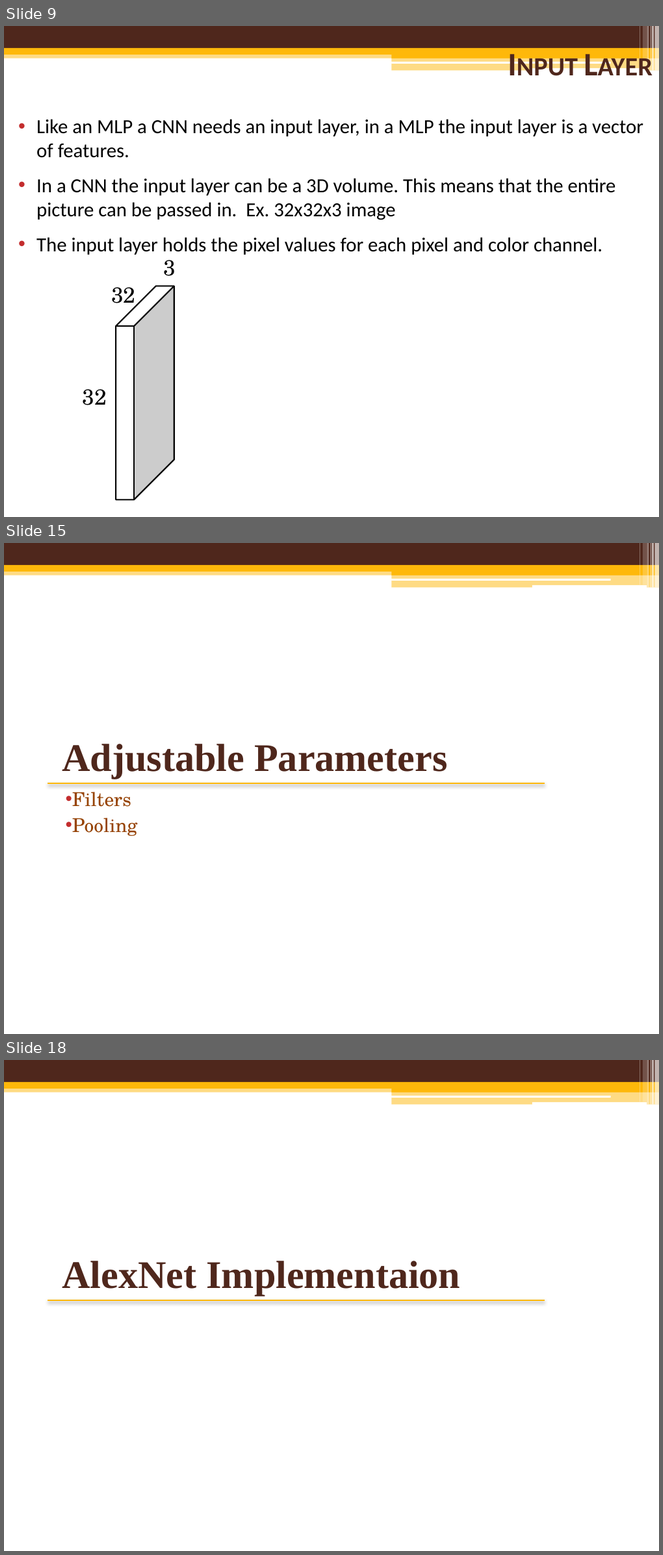
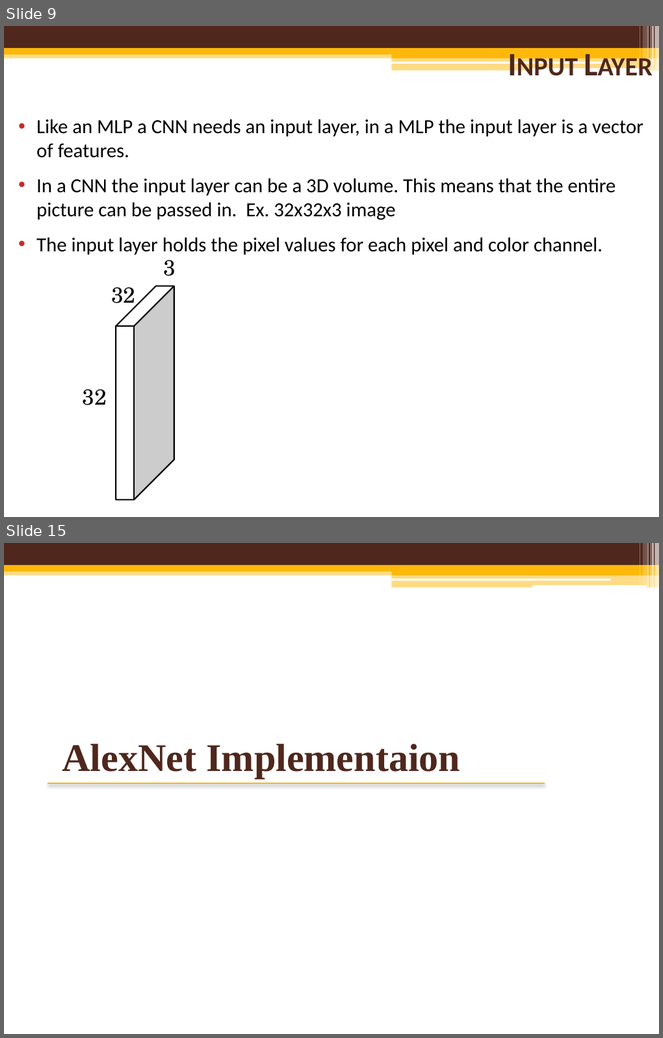
Before and after one commit to mcguires5/MachineLearning1, a slide deck: ConvolutionNeuralNetwork.pptx. Shown one above the other, each under a label of ours: slides 9, 15 and 18 before the commit, slides 9 and 15 after it; the slides between them are not shown. The pictures are 663x1555 and 663x1038 pixels, drawn with LibreOffice and Linux fonts; fonts in the diff are those of the drawing; background and template pictures are left out. Boxes give left, top, right and bottom in pixels: in the first picture for what was removed or moved away, otherwise in the second. Text is boxed around its words. In the diff, an @@ line names an element or a change of style, - is before the commit and + after.

```diff
--- a/ConvolutionNeuralNetwork.pptx
+++ b/ConvolutionNeuralNetwork.pptx
@@ slide 15 removed at [4,543,659,1034], background picture (left out); not listed: 14 template elements that a slide beside it also shows @@
@@ title removed at [62,744,447,779] @@
-Adjustable Parameters
@@ text removed at [72,792,137,836] @@
-• Filters
-• Pooling
@@ what was slide 18 is now slide 15 @@
```
Also in this commit, not shown: 8 slides changed, 3 slides added, 3 other slides removed.
